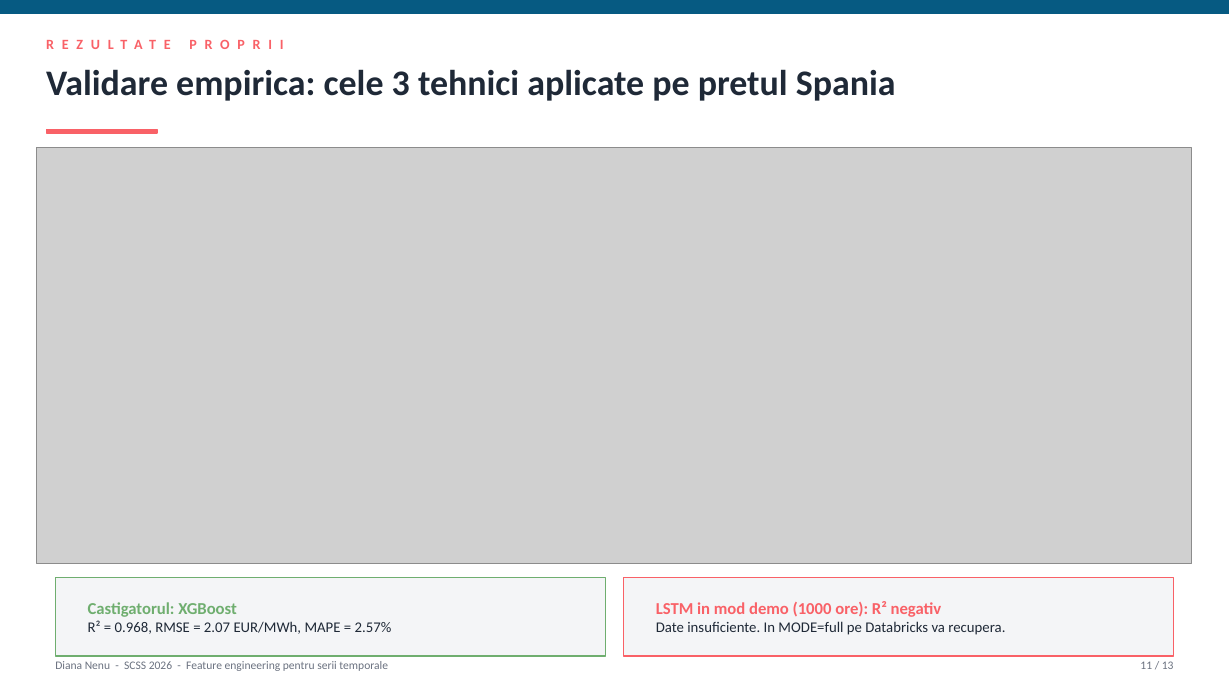
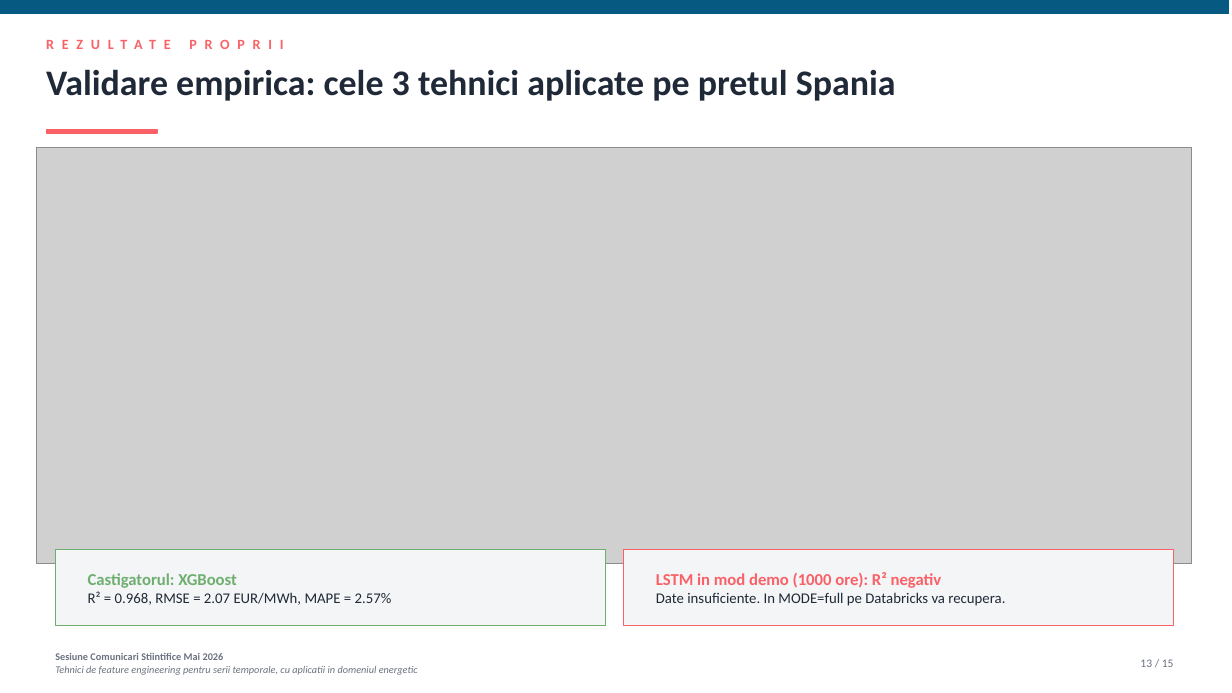
Before and after one commit to diana-nenu/Disertatie_AI_Platform, a slide deck: slide 13 of docs/SCSS/SCSS_FeatureEngineering_Diana_Nenu.pptx (slide 11 before the commit). Drawn at 1232x693 pixels with LibreOffice and Linux fonts; fonts in the diff are those of the drawing; grey boxes stand for pictures. Boxes give left, top, right and bottom in pixels: in the first picture for what was removed or moved away, otherwise in the second. Text is boxed around its words. In the diff, an @@ line names an element or a change of style, - is before the commit and + after.

Commit message:
SCSS pptx: 2 slide-uri noi (sin/cos, autoregresivitate) + footer extins
Modificari conform feedback:

* Footer (toate slide-urile 2-14): inlocuit 'Diana Nenu - SCSS 2026' cu
  'Sesiune Comunicari Stiintifice Mai 2026' pe 2 linii, cu titlul complet
  al lucrarii pe linia 2

* Slide 6 NOU - 'Functiile sin si cos pe scurt' (intermezzo matematic):
  - Cercul unitate cu punctul P si proiectiile sin/cos
  - Graficul functiilor pe perioada 0-2pi
  - 3 proprietati cheie: periodice, continue, identifica unic un punct

* Slide 8 NOU - 'Autoregresivitatea seriilor':
  - Definitia simpla cu exemplu energetic
  - Etimologia (auto + regresie)
  - Formula AR(1): y(t) = c + phi*y(t-1) + eps
  - Vizualizare cu serie + scatter t-1 vs t (corelatie ~0.90)
  - Concluzia: corelatia pret(t) cu pret(t-1) ~0.99 -> lag features

* Terminologie: 'fereastra alunecatoare' -> 'rolling window',
  'media plimbatoare' -> 'rolling window' in tot pptx-ul

* Total slide-uri: 13 -> 15. Numerotare X/15 actualizata
* Slide 15 (multumiri): adaugat 15/15 in dreapta jos

* Fixes pozitionare: banda navy slide 4 mutata sus, caseta slide 11
  redimensionata, casetele slide 13 mutate deasupra footer-ului

* Figuri noi: fig_fe_sin_cos_basics.png, fig_fe_autoregresivitate.png
* fig_fe_problema_orei_liniare.png: ajustare adnotare ca sa nu se
  suprapuna cu colorbar-ul

```diff
--- a/docs/SCSS/SCSS_FeatureEngineering_Diana_Nenu.pptx
+++ b/docs/SCSS/SCSS_FeatureEngineering_Diana_Nenu.pptx
@@ 2 texts, 2 rectangles: place and size @@
-2 texts, 2 rectangles at (55, 578, 1174, 656)
+2 texts, 2 rectangles at (55, 550, 1174, 626)
@@ text at (55, 653, 418, 675): text changed; size 9 to 8 pt; italic on @@
-Diana Nenu - SCSS 2026 - Feature engineering pentru serii temporale
+Sesiune Comunicari Stiintifice Mai 2026
+Tehnici de feature engineering pentru serii temporale, cu aplicatii in domeniul energetic
@@ text at (1140, 659, 1174, 667): text changed @@
-11 / 13
+13 / 15
```
Also in this commit, not shown: 11 other slides changed, 2 slides added, 2 other files.
